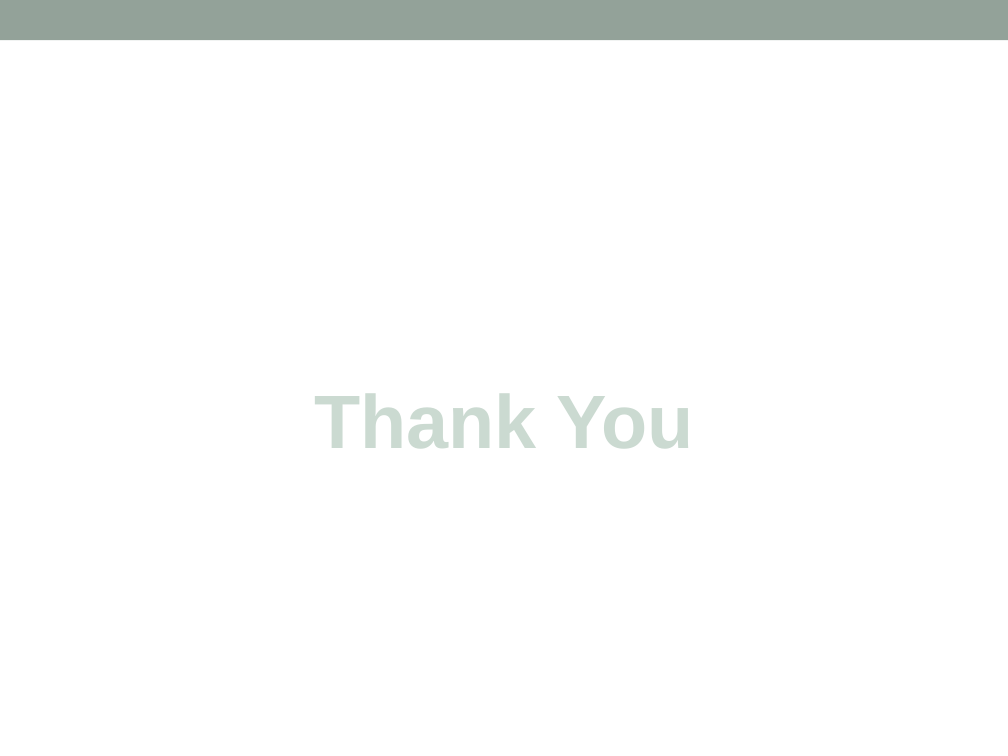
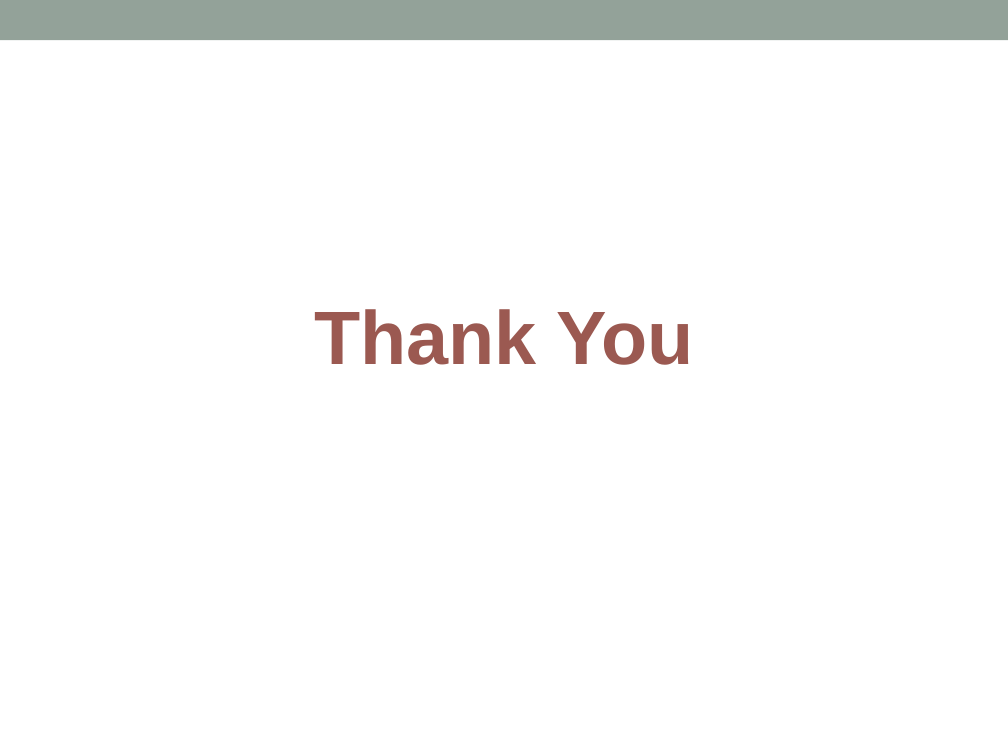
Before and after one commit to sumeshnb/6339Project, a slide deck: slide 9 of midterm_presentation.pptx (slide 11 before the commit). Drawn at 1008x756 pixels with LibreOffice and Linux fonts; fonts in the diff are those of the drawing. Boxes give left, top, right and bottom in pixels: in the first picture for what was removed or moved away, otherwise in the second. Text is boxed around its words. In the diff, an @@ line names an element or a change of style, - is before the commit and + after.

```diff
--- a/midterm_presentation.pptx
+++ b/midterm_presentation.pptx
@@ title "Thank You": place and size @@
-title "Thank You" at (314, 393, 693, 448)
+title "Thank You" at (314, 309, 693, 365)
@@ title "Thank You" at (314, 309, 693, 365): text colour gradient #D9E3DD to #CBDBD1 to #42584B to gradient #4B180F to #9C5950 to #F5F1F0, letter outline #8A9A91 0.83 pt to none @@
```
Also in this commit, not shown: 6 other slides changed, 2 slides added, 4 slides removed.
